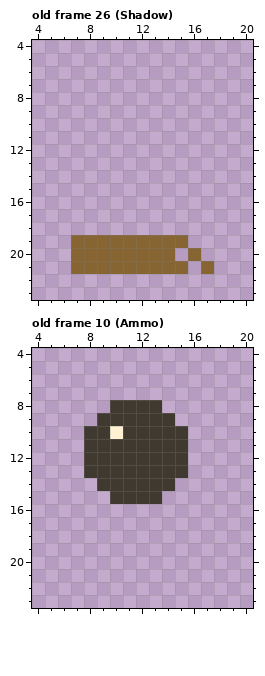
Pixel-art file: assets/sprites/Player/StandardBullet.aseprite. Above, as it was before the edit.
24x24 pixels, 27 frames. Shown: old frame 26 (Shadow): x 4..20, y 4..23; old frame 10 (Ammo): x 4..20, y 4..23. The commit also changed other frames, which this record leaves out.
New version:
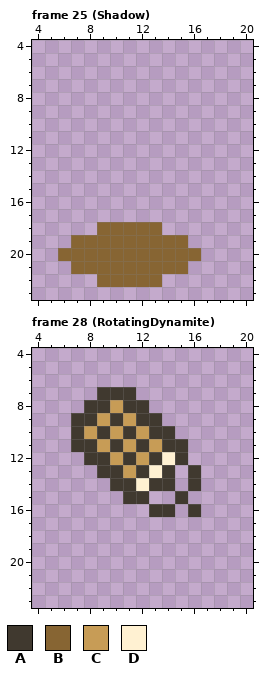
Palette (. is transparent): A #40392f  B #876533  C #c79c56  D #fff1d2
A new or re-ordered frame is compared with the old frame closest to it.
From the commit log: Added rotating dynamite animation
Change:
frames 27 -> 34
Frame 25 (Shadow) against old frame 26 (Shadow), layer "Shadow":
y 18: x 9..13 ..... -> BBBBB
y 20: x 6 . -> B; x 15 . -> B
y 21: x 17 B -> .
y 22: x 9..13 ..... -> BBBBB
Frame 28 (RotatingDynamite) is new; against old frame 10 (Ammo), layer "Layer 1":
y 7: x 9..11 ... -> AAA
y 8: x 8..10 ..A -> AAC; x 13 A -> .
y 9: x 7..9 ..A -> AAC; x 11 A -> C; x 14 A -> .
y 10: x 7..8 .A -> AC; x 10 D -> C; x 12 A -> C; x 15 A -> .
y 11: x 7 . -> A; x 9 A -> C; x 11 A -> C; x 13 A -> C
y 12: x 10 A -> C; x 12 A -> C; x 14 A -> D
y 13: x 8 A -> .; x 11 A -> C; x 13 A -> D; x 15..16 A. -> .A
y 14: x 9 A -> .; x 12 A -> D; x 16 . -> A
y 15: x 10 A -> .; x 13 A -> .; x 15 . -> A
y 16: x 13..14 .. -> AA; x 16 . -> A
